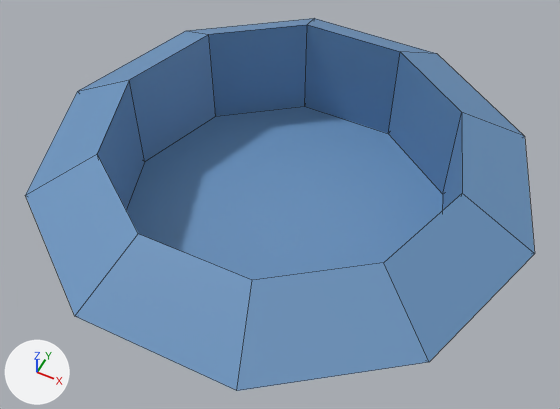
A saved change to the FBX model PSMG_Team_Zitronenkuchen/Assets/Resources/research-building.fbx.
Before and after are seen from a camera (50 mm lens) standing at (0.0129, -0.0282, 0.0362) and looking at (-0.0012, 0.0001, 0.0009). Every picture has the same lights, and +X, +Y and +Z are marked at lower left. Mesh edges are drawn as thin lines. Where no turn or scale is listed for an object, it has been applied to the vertices.
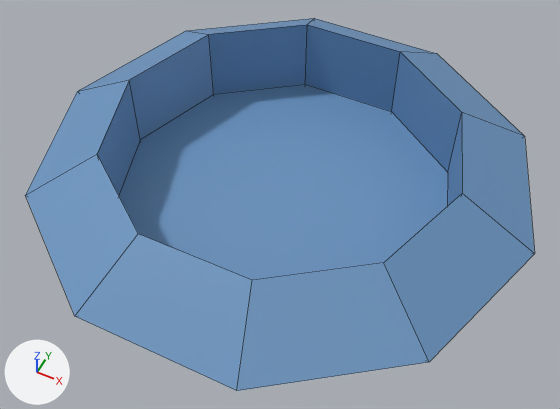
The newer file is also turned or shifted as a whole; pictures and numbers use the older file's frame.

The edits, one by one:
me_torus is used by ob_torus; location (-0.00162, 0.00135, -0.00306).
me_torus had 30 vertices, 31 faces and spanned x -0.0152..0.0152, y -0.0145..0.0145, z 0.0015..0.0087.
me_torus now has 40 vertices, 41 faces and spans x -0.0152..0.0152, y -0.0145..0.0145, z 0.0015..0.0087.
Part 1, on me_torus:
1 face is deleted.
10 new vertices lie (0.0, 0.0, 0.0021) away from vertices in x -0.0106..0.0106, y -0.0101..0.0101, z 0.0015.
11 new faces join them.

Changed parts and their boxes [x1, y1, x2, y2] in the pictures (560 x 409 px):
part 1 of me_torus, built on
    before: [126, 106, 443, 280]
    after: [119, 84, 448, 280]
